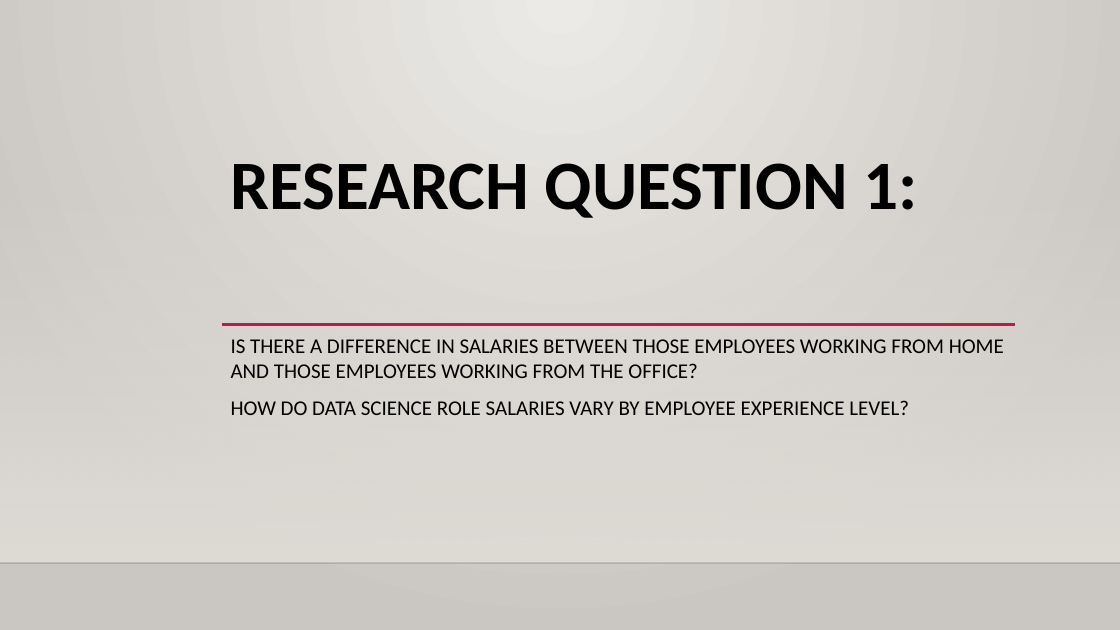
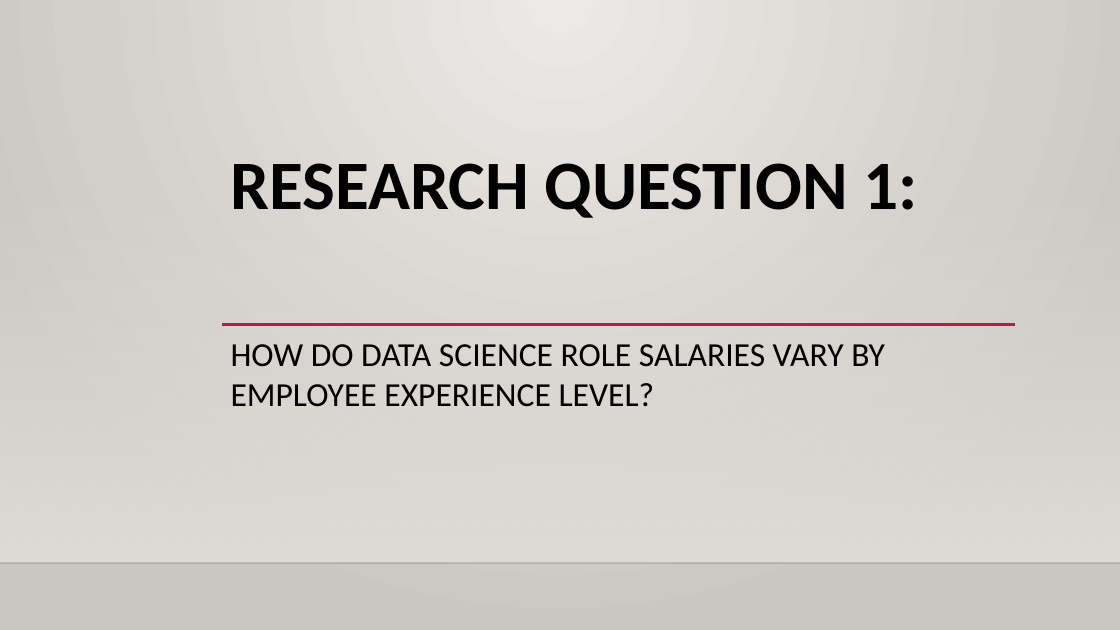
Before and after one commit to Prathima0808/project-one, a slide deck: slide 4 of Project 1 - Presentation Slides.pptx (slide 6 before the commit). Drawn at 1120x630 pixels with LibreOffice and Linux fonts; fonts in the diff are those of the drawing; background and template pictures are left out. Boxes give left, top, right and bottom in pixels: in the first picture for what was removed or moved away, otherwise in the second. Text is boxed around its words. In the diff, an @@ line names an element or a change of style, - is before the commit and + after.

```diff
--- a/Project 1 - Presentation Slides.pptx
+++ b/Project 1 - Presentation Slides.pptx
@@ subtitle "HOW DO DATA SCIENCE ROLE ..." at bbox=[231, 344, 885, 407]: size 18 to 28.8 pt @@
@@ subtitle at bbox=[231, 339, 1004, 378]: paragraph removed @@
-IS THERE A DIFFERENCE IN SALARIES BETWEEN THOSE EMPLOYEES WORKING FROM HOME AND THOSE EMPLOYEES WORKING FROM THE OFFICE?
```
Also in this commit, not shown: 2 other slides changed, 1 slide added, 8 slides removed.
